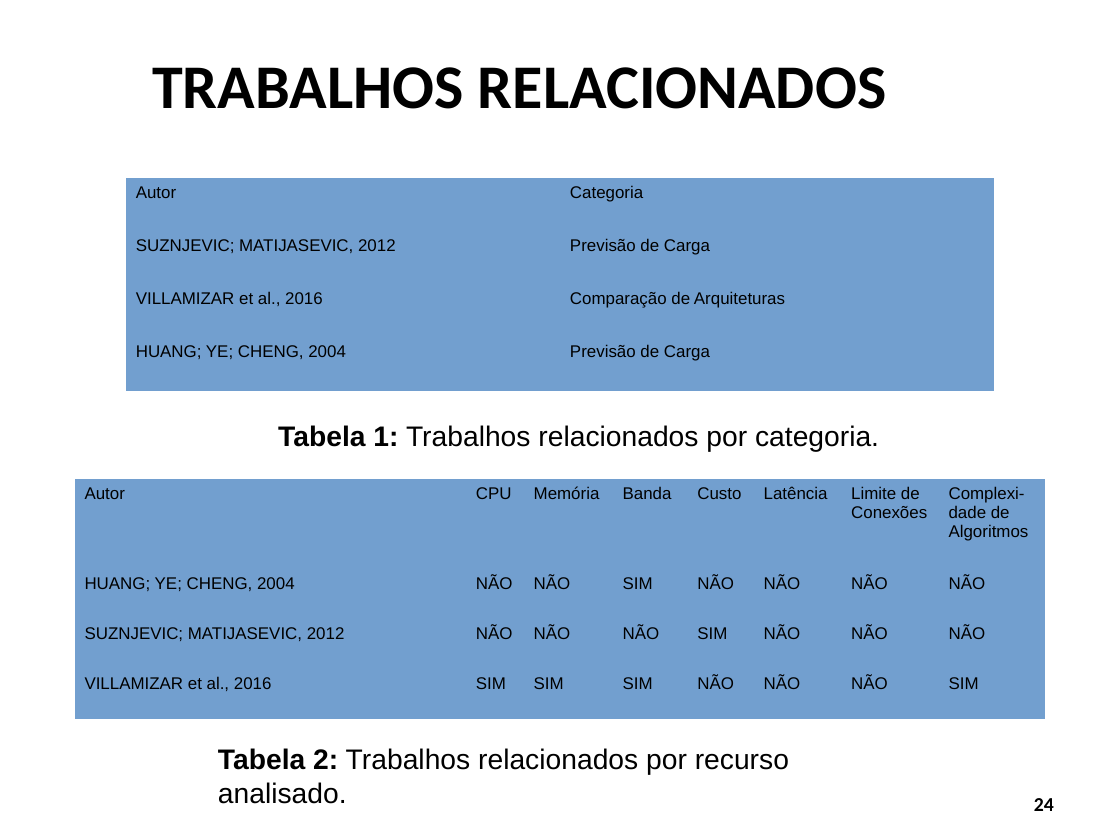
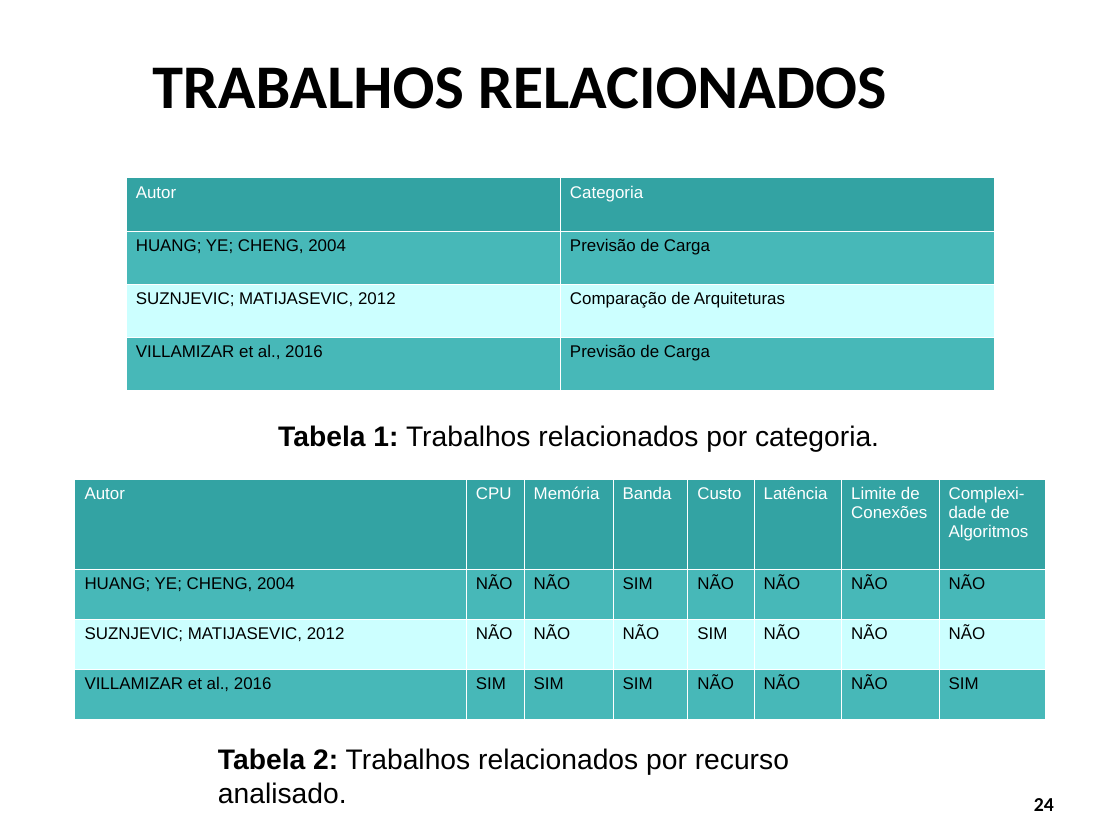
Before and after one commit to Schweigert/TCC, a slide deck: slide 24 of tcc/Apresentacao/apresentacao_tcc1.odp. Drawn at 1120x840 pixels with LibreOffice and Linux fonts; fonts in the diff are those of the drawing; background and template pictures are left out. Boxes give left, top, right and bottom in pixels: in the first picture for what was removed or moved away, otherwise in the second. Text is boxed around its words. In the diff, an @@ line names an element or a change of style, - is before the commit and + after.

Commit message:
Apresentação TCC1

```diff
--- a/tcc/Apresentacao/apresentacao_tcc1.odp
+++ b/tcc/Apresentacao/apresentacao_tcc1.odp
@@ table at [126,178,994,391] @@
-row 2: SUZNJEVIC; MATIJASEVIC, 2012 | Previsão de Carga
-row 3: VILLAMIZAR et al., 2016 | Comparação de Arquiteturas
+row 3: SUZNJEVIC; MATIJASEVIC, 2012 | Comparação de Arquiteturas
+row 4: VILLAMIZAR et al., 2016 | Previsão de Carga
@@ fill #729FCF to #33A3A3 in row 1 @@
@@ fill #729FCF to #47B8B8 in 4 cells @@
@@ fill #729FCF to #CCFFFF in row 3 @@
@@ text colour #000000 to #FFFFFF in "Autor", "Categoria" @@
@@ borders changed @@
@@ table at [74,479,1045,719] @@
@@ fill #729FCF to #33A3A3 in row 1 @@
@@ fill #729FCF to #47B8B8 in 16 cells @@
@@ fill #729FCF to #CCFFFF in row 3 @@
@@ text colour #000000 to #FFFFFF in "Autor", "CPU", "Memória", "Banda" and 4 more places @@
@@ borders changed @@
```
Also in this commit, not shown: 1 other slide changed, 15 other files.
